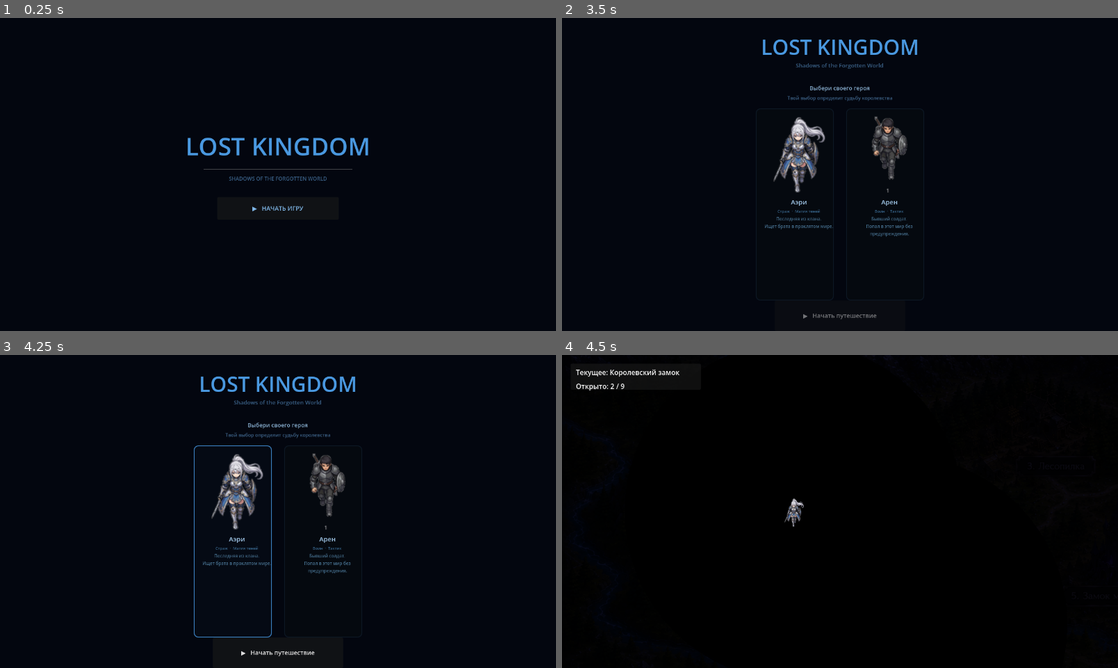
Above: before the commit, frames 1-4 (two rows, left to right).
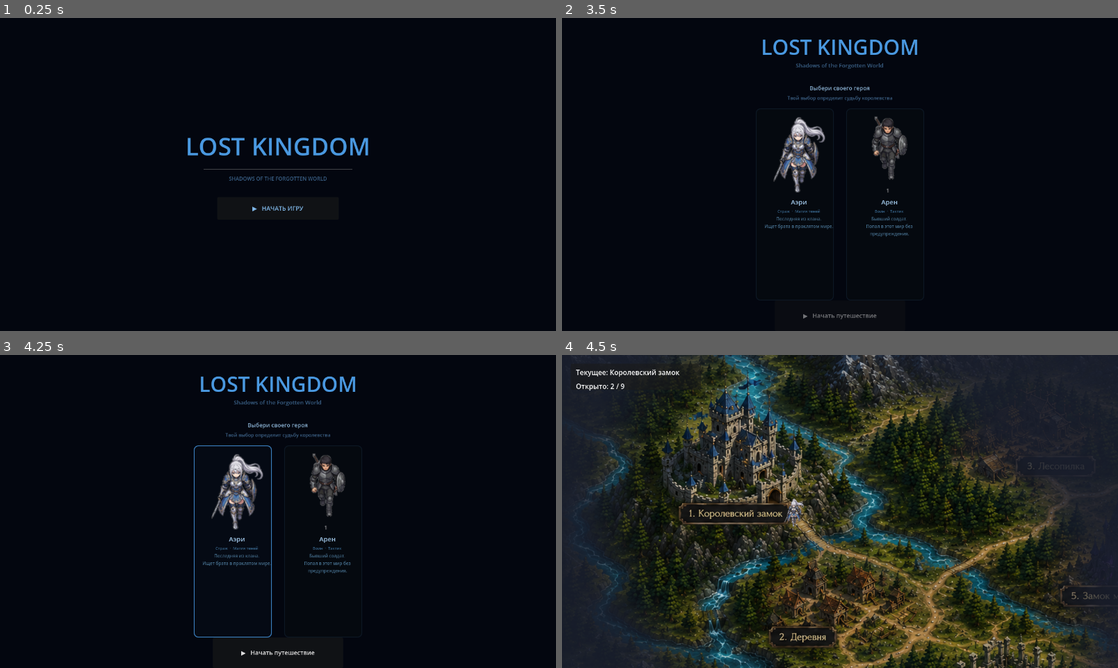
Above: after the commit, the same moments.

Repository: ikulikov99-tech/Lost-Kingdom
Game: Godot game, scene res://Splash.tscn
The game is run twice, just before and just after one commit, with the same random seed, the same clock (stepped at 60 frames per second) and the same inputs.
Inputs (mouse positions are in pixels of both pictures, inside the frame that each line leads up to):
- Up to frame 1 (0.25 s): no input
- Up to frame 2 (3.5 s): click "▶ НАЧАТЬ ИГРУ" at 0.5 s; tap Enter at 1.25, 2.75 s; move the mouse to (962, 158) at 1.27 s; click (962, 158) at 1.42 s; tap Space at 2 s; move the mouse to (728, 190) at 2.02 s; click (728, 190) at 2.17 s; move the mouse to (895, 105) at 2.77 s; click (895, 105) at 2.92 s
- Up to frame 3 (4.25 s): tap Space at 3.5 s; move the mouse to (250, 574) at 3.52 s; click (250, 574) at 3.67 s
- Up to frame 4 (4.5 s): click "▶ Начать путешествие" at 4.25 s

Frames 1-3 are identical in both runs. In frame 4, 85% of the frame differs, in the area x 0-100%, y 0-100%.

Commit message:
feat: screen-space fog shader + Path2D Castle->Village road
- fog.gdshader: полноэкранный шейдер в CanvasLayer, конвертирует SCREEN_UV
  в мировые координаты через cam_pos/cam_zoom uniforms. Серые полупрозрачные
  облака (rgba 0.10,0.12,0.18,0.88), не чёрный экран.
- FogOverlay.gd: extends ColorRect (не Node2D), mouse_filter=IGNORE,
  expose reveal(pos) и update_camera(cam_pos, zoom, vp_size).
- Main.tscn: FogOverlay ColorRect как первый дочерний узел UI CanvasLayer
  (full-screen anchors). Добавлен CastleVillagePath (Path2D) с Curve2D
  по точкам Castle→Village.
- Main.gd: убрано программное создание FogOverlay; @onready $UI/FogOverlay;
  fog_overlay.update_camera() вызывается каждый кадр через camera.get_screen_center_position();
  _build_path() сэмплирует CastleVillagePath через Curve2D.sample_baked().

Co-Authored-By: Claude Sonnet 4.6 <noreply@anthropic.com>

Diff:
--- a/FogOverlay.gd
+++ b/FogOverlay.gd
@@ -1,55 +1,40 @@
-## FogOverlay.gd — туман войны (без шейдера, через BLEND_MODE_MUL)
+## FogOverlay.gd — управление туманом войны
 ##
-## BLEND_MODE_MUL: пиксели FogOverlay умножаются на пиксели WorldMap.
-##   FOG_COLOR × карта  → тёмная карта (туман)
-##   WHITE     × карта  → видимая карта (открытая область)
-##
-## Вызывайте reveal(world_pos) при открытии новой локации.
+## Прикрепляется к ColorRect "FogOverlay" внутри CanvasLayer "UI".
+## ColorRect занимает весь экран и рисует шейдер тумана.
+## Шейдер сам конвертирует экранные координаты в мировые через позицию камеры.
 
-extends Node2D
+extends ColorRect
 
-const MAP_RECT  := Rect2(-1523, -1017, 1672, 940)
-const FOG_COLOR := Color(0.05, 0.05, 0.12, 1.0)   # тёмно-синий туман
-const REVEAL_R  := 300.0                            # радиус видимости
-const STEPS     := 20                               # шагов градиента
+const MAX_LOCS := 9
 
-var _mat: CanvasItemMaterial
+var _mat:      ShaderMaterial
 var _revealed: Array[Vector2] = []
 
 func _ready() -> void:
-	_mat = CanvasItemMaterial.new()
-	_mat.blend_mode = CanvasItemMaterial.BLEND_MODE_MUL
-	material = _mat
+	_mat        = ShaderMaterial.new()
+	_mat.shader = load("res://fog.gdshader")
+	material    = _mat
+	# Не блокировать клики
+	mouse_filter = Control.MOUSE_FILTER_IGNORE
+	_sync_revealed()
 
-## Открыть область видимости вокруг мировой позиции pos
+## Открыть область вокруг мировой позиции pos
 func reveal(pos: Vector2) -> void:
 	for p in _revealed:
 		if p.distance_to(pos) < 20.0:
 			return
 	_revealed.append(pos)
-	queue_redraw()
+	_sync_revealed()
 
-func _draw() -> void:
-	# 1. Тёмный туман на весь прямоугольник карты
-	draw_rect(MAP_RECT, FOG_COLOR)
+## Обновить позицию камеры в шейдере (вызывать каждый кадр из Main._process)
+func update_camera(cam_pos: Vector2, zoom: float, vp_size: Vector2) -> void:
+	_mat.set_shader_parameter("cam_pos",  cam_pos)
+	_mat.set_shader_parameter("cam_zoom", zoom)
+	_mat.set_shader_parameter("vp_size",  vp_size)
 
-	# 2. Для каждой открытой точки — большой белый круг с мягким краем
-	for pos in _revealed:
-		_draw_reveal(pos)
-
-func _draw_reveal(center: Vector2) -> void:
-	# Белая зона занимает 70% радиуса, мягкий переход только в крайних 30%.
-	# Рисуем от большего (темнее) к меньшему (светлее), каждый круг перекрывает предыдущий.
-	var r_full := REVEAL_R               # граница тумана
-	var r_core := REVEAL_R * 0.70        # полностью белая зона
-
-	# Градиент на переходной полосе (от тумана к белому)
-	for i in range(STEPS + 1):
-		var t    := float(i) / float(STEPS)         # 0 = внешний край, 1 = граница core
-		var r    := lerpf(r_full, r_core, t)
-		var bright := t * t                          # ease-in: быстро светлеет к core
-		var col  := FOG_COLOR.lerp(Color.WHITE, bright)
-		draw_circle(center, r, col)
-
-	# Полностью белый core — видимая зона без тумана
-	draw_circle(center, r_core, Color.WHITE)
+func _sync_revealed() -> void:
+	_mat.set_shader_parameter("revealed_count", mini(_revealed.size(), MAX_LOCS))
+	for i in MAX_LOCS:
+		var p := _revealed[i] if i < _revealed.size() else Vector2(-99999, -99999)
+		_mat.set_shader_parameter("rp%d" % i, p)
--- a/Main.gd
+++ b/Main.gd
@@ -2,21 +2,23 @@
 ##
 ## Отвечает за:
 ##  - отображение и клик по точкам карты
-##  - движение героя по дорогам через промежуточные точки
+##  - движение героя по дорогам (через Path2D или промежуточные точки)
 ##  - подсветку доступных локаций
-##  - туман войны через FogOverlay
+##  - туман войны через FogOverlay (ColorRect в UI CanvasLayer)
 ##  - синхронизацию с GameState
 
 extends Node2D
 
 # ──────────────── Ссылки на узлы ─────────────────────────────────
-@onready var hero: CharacterBody2D         = $Hero
-@onready var current_label: Label          = $UI/StatusPanel/CurrentLabel
-@onready var unlocked_label: Label         = $UI/StatusPanel/UnlockedLabel
-@onready var tooltip_label: Label          = $UI/TooltipLabel
-
-const FogOverlayClass = preload("res://FogOverlay.gd")
-var fog_overlay: Node2D   # создаётся в _ready()
+@onready var hero: CharacterBody2D  = $Hero
+@onready var camera: Camera2D       = $Hero/Camera2D
+@onready var current_label: Label   = $UI/StatusPanel/CurrentLabel
+@onready var unlocked_label: Label  = $UI/StatusPanel/UnlockedLabel
+@onready var tooltip_label: Label   = $UI/TooltipLabel
+@onready var fog_overlay: ColorRect = $UI/FogOverlay
+
+# Path2D для конкретных дорог (заполняются в _ready через get_node)
+var _path2d_castle_village: Path2D
 
 # ──────────────── Координаты (только из MAP_COORDINATES.md) ──────
 const WAYPOINTS := {
@@ -44,56 +46,42 @@
 	"Mine":            ["Lumbermill", "EarthMageCastle"],
 }
 
-# ──────────────── Пути по дорогам ────────────────────────────────
-# Промежуточные точки маршрута (без старта и финиша).
-# Обратный путь строится автоматически через reverse().
-# Для точной корректировки: кликни по дороге в игре → увидишь CLICK world= в Output
-# → обнови координаты здесь.
+# ──────────────── Прямые промежуточные точки (для маршрутов без Path2D) ──
 const ROAD_PATHS := {
-	# Castle (-1112,-704) → Village (-928,-504): спуск от ворот по холму
-	"Castle->Village": [
-		Vector2(-1060, -640),
-		Vector2(-984,  -568),
-	],
-	# Village (-928,-504) → Dock (-1160,-128): вниз вдоль реки к пристани
 	"Village->Dock": [
 		Vector2(-1008, -400),
 		Vector2(-1080, -280),
 		Vector2(-1160, -192),
 	],
-	# Village (-928,-504) → KnightRuins (-648,-288): на восток через поля
 	"Village->KnightRuins": [
 		Vector2(-840,  -416),
 		Vector2(-744,  -352),
 	],
-	# Village (-928,-504) → Lumbermill (-640,-752): на северо-восток в лес
 	"Village->Lumbermill": [
 		Vector2(-832,  -608),
 		Vector2(-736,  -688),
 	],
-	# KnightRuins (-648,-288) → MageTower (-560,-320): короткий путь на восток
 	"KnightRuins->MageTower": [
 		Vector2(-604,  -304),
 	],
-	# KnightRuins (-648,-288) → EarthMageCastle (-464,-488): на юго-восток
 	"KnightRuins->EarthMageCastle": [
 		Vector2(-576,  -376),
 		Vector2(-512,  -440),
 	],
-	# EarthMageCastle (-464,-488) → DarkCastle (-376,-568): на восток
 	"EarthMageCastle->DarkCastle": [
 		Vector2(-420,  -528),
 	],
-	# EarthMageCastle (-464,-488) → Mine (-392,-832): на север через горы
 	"EarthMageCastle->Mine": [
 		Vector2(-440,  -640),
 		Vector2(-408,  -736),
 	],
-	# Lumbermill (-640,-752) → Mine (-392,-832): на восток
 	"Lumbermill->Mine": [
 		Vector2(-520,  -792),
 	],
 }
+
+# Количество точек при сэмплировании Path2D (больше = плавнее кривая)
+const PATH2D_SAMPLES := 20
 
 # ──────────────── Состояние игры ─────────────────────────────────
 var current_location: String = "Castle"
@@ -101,14 +89,10 @@
 
 # ──────────────── Инициализация ──────────────────────────────────
 func _ready() -> void:
-	# ── Туман войны (между WorldMap=0 и Hero=2) ───────────────────
-	fog_overlay = FogOverlayClass.new()
-	add_child(fog_overlay)
-	move_child(fog_overlay, 1)
-
-	# ── Жёсткий сброс состояния на стартовое ─────────────────────
-	# Всегда начинаем с Castle, открыты только Castle и Village.
-	# Не читаем GameState — он мог сохранить данные прошлой сессии.
+	# Получаем Path2D-узлы (созданы в сцене)
+	_path2d_castle_village = get_node_or_null("CastleVillagePath")
+
+	# ── Жёсткий сброс состояния ──────────────────────────────────
 	current_location = "Castle"
 	GameState.current_location = "Castle"
 	GameState.unlocked_locations = ["Castle", "Village"]
@@ -147,24 +131,30 @@
 			_try_move_to(clicked)
 
 func _process(_delta: float) -> void:
-	# Обновляем подсказку при наведении мыши
+	# ── Обновляем туман: передаём актуальную позицию камеры ──────
+	var cam_pos := camera.get_screen_center_position()
+	fog_overlay.update_camera(
+		cam_pos,
+		camera.zoom.x,
+		get_viewport().get_visible_rect().size
+	)
+
+	# ── Тултип при наведении ──────────────────────────────────────
 	var mouse_pos := get_global_mouse_position()
 	var hovered := _find_any_waypoint(mouse_pos, 60.0)
 	if hovered != "":
 		tooltip_label.text = _title(hovered)
 		tooltip_label.visible = true
-		# Позиционируем тултип у курсора
 		var screen_pos := get_viewport().get_mouse_position()
 		tooltip_label.position = screen_pos + Vector2(12, -28)
 	else:
 		tooltip_label.visible = false
 
-	# Пульсация доступных точек — требует перерисовки каждый кадр
+	# ── Пульсация требует перерисовки каждый кадр ────────────────
 	if not hero.is_moving:
 		queue_redraw()
 
 # ──────────────── Поиск точки по клику ───────────────────────────
-## Возвращает ID доступной для перехода точки в радиусе radius
 func _find_accessible_waypoint(mouse_pos: Vector2, radius: float = 70.0) -> String:
 	var best := ""
 	var best_dist := radius
@@ -177,7 +167,6 @@
 			best = id
 	return best
 
-## Возвращает ID любой открытой точки (для тултипа)
 func _find_any_waypoint(mouse_pos: Vector2, radius: float) -> String:
 	var best := ""
 	var best_dist := radius
@@ -203,35 +192,48 @@
 func _try_move_to(id: String) -> void:
 	if not _is_accessible(id):
 		return
-
-	# Заглушка для событий на пути — реализовать в следующем PR
 	on_route_event(current_location, id)
-
 	var path := _build_path(current_location, id)
 	hero.move_along_path(id, path)
 
-## Строим полный путь: старт + промежуточные точки + финиш
+## Строим полный путь: старт + кривая (Path2D или точки) + финиш
 func _build_path(from_id: String, to_id: String) -> Array[Vector2]:
 	var pts: Array[Vector2] = []
 	pts.append(_pos(from_id))
 
-	var key_fwd := from_id + "->" + to_id
-	var key_rev := to_id + "->" + from_id
-	if ROAD_PATHS.has(key_fwd):
-		for p: Vector2 in ROAD_PATHS[key_fwd]:
-			pts.append(p)
-	elif ROAD_PATHS.has(key_rev):
-		var rev: Array = ROAD_PATHS[key_rev].duplicate()
-		rev.reverse()
-		for p: Vector2 in rev:
-			pts.append(p)
+	# ── Маршруты с Path2D ────────────────────────────────────────
+	var path2d := _get_path2d(from_id, to_id)
+	if path2d != null:
+		var curve := path2d.curve
+		var length := curve.get_baked_length()
+		# Сэмплируем кривую равномерно
+		for i in range(1, PATH2D_SAMPLES):
+			var t := float(i) / float(PATH2D_SAMPLES)
+			pts.append(curve.sample_baked(t * length))
+	else:
+		# ── Промежуточные точки из ROAD_PATHS ────────────────────
+		var key_fwd := from_id + "->" + to_id
+		var key_rev := to_id + "->" + from_id
+		if ROAD_PATHS.has(key_fwd):
+			for p: Vector2 in ROAD_PATHS[key_fwd]:
+				pts.append(p)
+		elif ROAD_PATHS.has(key_rev):
+			var rev: Array = ROAD_PATHS[key_rev].duplicate()
+			rev.reverse()
+			for p: Vector2 in rev:
+				pts.append(p)
 
 	pts.append(_pos(to_id))
 	return pts
 
+## Возвращает Path2D для маршрута или null если не задан
+func _get_path2d(from_id: String, to_id: String) -> Path2D:
+	if (from_id == "Castle" and to_id == "Village") or \
+	   (from_id == "Village" and to_id == "Castle"):
+		return _path2d_castle_village
+	return null
+
 # ──────────────── Событие на пути (заглушка) ─────────────────────
-## TODO (следующий PR): случайное событие при переходе (бой, головоломка, предметы).
-## Сейчас всегда пропускается (chance = 0).
 func on_route_event(_from: String, _to: String) -> void:
 	pass
 
@@ -240,7 +242,6 @@
 	current_location = location_name
 	GameState.current_location = location_name
 
-	# Открываем соседние локации
 	for neighbor in ROUTES[location_name]:
 		if not (unlocked.get(neighbor, false) as bool):
 			unlocked[neighbor] = true
@@ -295,29 +296,25 @@
 		var is_accessible: bool = _is_accessible(id)
 
 		if not open:
-			# Закрытая: маленький тусклый кружок (виден сквозь туман)
 			draw_circle(pos, 8.0, Color(0.3, 0.3, 0.3, 0.3))
 			continue
 
-		# ── Основной кружок ──────────────────────────────────────
 		var color: Color
 		if is_current:
-			color = Color(0.2, 0.55, 1.0, 1.0)       # синий — здесь
+			color = Color(0.2, 0.55, 1.0, 1.0)
 		elif is_accessible:
-			color = Color(0.15, 0.9, 0.25, 1.0)       # зелёный — можно идти
+			color = Color(0.15, 0.9, 0.25, 1.0)
 		else:
-			color = Color(0.7, 0.65, 0.3, 0.75)       # жёлтый — открыта, но не соединена
+			color = Color(0.7, 0.65, 0.3, 0.75)
 
 		draw_circle(pos, 20.0, color)
 		draw_arc(pos, 26.0, 0.0, TAU, 40, Color(1, 1, 1, 0.85), 2.5)
 
-		# ── Пульсирующая подсветка доступных ────────────────────
 		if is_accessible and not hero.is_moving:
 			var pulse := 0.5 + 0.5 * sin(t + pos.x * 0.01)
 			draw_arc(pos, 32.0 + pulse * 6.0, 0.0, TAU, 40,
 					 Color(0.3, 1.0, 0.4, 0.55 * pulse), 2.0)
 
-		# ── Название ─────────────────────────────────────────────
 		draw_string(ThemeDB.fallback_font,
 			pos + Vector2(-40, 40),
 			_title(id),
--- a/Main.tscn
+++ b/Main.tscn
@@ -1,11 +1,17 @@
-[gd_scene load_steps=5 format=3 uid="uid://bxkr3wyjwiun5"]
+[gd_scene load_steps=8 format=3 uid="uid://bxkr3wyjwiun5"]
 
 [ext_resource type="Texture2D" path="res://maps/world_map.png" id="1_map"]
-[ext_resource type="Script" path="res://Main.gd" id="2_main"]
-[ext_resource type="Script" path="res://Hero.gd" id="3_hero"]
+[ext_resource type="Script"    path="res://Main.gd"            id="2_main"]
+[ext_resource type="Script"    path="res://Hero.gd"            id="3_hero"]
+[ext_resource type="Script"    path="res://FogOverlay.gd"      id="4_fog"]
 
 [sub_resource type="RectangleShape2D" id="RectangleShape2D_hero"]
 size = Vector2(28, 40)
+
+[sub_resource type="Curve2D" id="Curve2D_castle_village"]
+_data = {
+"points": PackedVector2Array(0, 0, 0, 0, -1112, -704, 0, 0, 0, 0, -1060, -640, 0, 0, 0, 0, -984, -576, 0, 0, 0, 0, -928, -504)
+}
 
 [node name="Main" type="Node2D"]
 script = ExtResource("2_main")
@@ -13,6 +19,9 @@
 [node name="WorldMap" type="Sprite2D" parent="."]
 position = Vector2(-687, -547)
 texture = ExtResource("1_map")
+
+[node name="CastleVillagePath" type="Path2D" parent="."]
+curve = SubResource("Curve2D_castle_village")
 
 [node name="Hero" type="CharacterBody2D" parent="."]
 position = Vector2(-1112, -704)
@@ -34,6 +43,15 @@
 limit_bottom = -77
 
 [node name="UI" type="CanvasLayer" parent="."]
+
+[node name="FogOverlay" type="ColorRect" parent="UI"]
+anchors_preset = 15
+anchor_right = 1.0
+anchor_bottom = 1.0
+grow_horizontal = 2
+grow_vertical = 2
+mouse_filter = 2
+script = ExtResource("4_fog")
 
 [node name="StatusPanel" type="Panel" parent="UI"]
 anchors_preset = 0
--- a/fog.gdshader
+++ b/fog.gdshader
@@ -1,40 +1,53 @@
-// fog.gdshader — туман войны для Lost Kingdom
-// Покрывает карту тёмным туманом, оставляя круги видимости вокруг открытых локаций.
+// fog.gdshader — туман войны (полноэкранный шейдер в CanvasLayer)
+//
+// Работает в экранном пространстве.
+// Конвертирует UV экрана → мировые координаты через позицию камеры.
+// Рисует серые полупрозрачные "облака" там, где карта не открыта.
 
 shader_type canvas_item;
 
-const int MAX_LOCS = 9;
+// Позиция центра камеры в мировых координатах (обновляется каждый кадр)
+uniform vec2  cam_pos    = vec2(-1112.0, -704.0);
+uniform float cam_zoom   = 1.3;
+uniform vec2  vp_size    = vec2(1280.0, 720.0);
 
-// Количество открытых локаций
-uniform int revealed_count = 0;
+// Открытые позиции (до 9 штук, по одной uniform на каждую)
+uniform int   revealed_count = 0;
+uniform vec2  rp0 = vec2(-99999.0, -99999.0);
+uniform vec2  rp1 = vec2(-99999.0, -99999.0);
+uniform vec2  rp2 = vec2(-99999.0, -99999.0);
+uniform vec2  rp3 = vec2(-99999.0, -99999.0);
+uniform vec2  rp4 = vec2(-99999.0, -99999.0);
+uniform vec2  rp5 = vec2(-99999.0, -99999.0);
+uniform vec2  rp6 = vec2(-99999.0, -99999.0);
+uniform vec2  rp7 = vec2(-99999.0, -99999.0);
+uniform vec2  rp8 = vec2(-99999.0, -99999.0);
 
-// Позиции открытых локаций в мировых координатах (x0,y0, x1,y1, ...)
-uniform float revealed_xy[18];
+// Радиус видимости и мягкость края
+uniform float reveal_r    = 320.0;
+uniform float edge_soft   = 80.0;
 
-// Радиус видимости вокруг каждой открытой локации
-uniform float reveal_radius = 270.0;
-// Мягкость края тумана
-uniform float edge_soft = 80.0;
-// Цвет тумана
-uniform vec4 fog_color : source_color = vec4(0.02, 0.02, 0.08, 0.88);
-
-// Передаём мировую позицию вершины в фрагментный шейдер
-varying vec2 world_pos;
-
-void vertex() {
-	// VERTEX — позиция в локальном пространстве узла (= мировое, т.к. FogOverlay в (0,0))
-	world_pos = VERTEX;
-}
+// Цвет тумана: серые облака с высокой прозрачностью в открытых зонах
+uniform vec4 fog_color : source_color = vec4(0.10, 0.12, 0.18, 0.88);
 
 void fragment() {
-	float min_dist = 1e9;
-	for (int i = 0; i < revealed_count && i < MAX_LOCS; i++) {
-		float px = revealed_xy[i * 2];
-		float py = revealed_xy[i * 2 + 1];
-		float d = distance(world_pos, vec2(px, py));
-		min_dist = min(min_dist, d);
-	}
-	// smoothstep: 0 = полностью видно, 1 = полный туман
-	float fog = smoothstep(reveal_radius - edge_soft, reveal_radius + edge_soft, min_dist);
-	COLOR = vec4(fog_color.rgb, fog_color.a * fog);
+	// SCREEN_UV: (0,0)=верхний левый, (1,1)=нижний правый
+	vec2 screen_px  = (SCREEN_UV - vec2(0.5)) * vp_size;   // пиксели от центра экрана
+	vec2 world_pos  = cam_pos + screen_px / cam_zoom;       // мировые координаты
+
+	// Расстояние до ближайшей открытой локации
+	float min_d = 1e9;
+	if (revealed_count > 0) min_d = min(min_d, distance(world_pos, rp0));
+	if (revealed_count > 1) min_d = min(min_d, distance(world_pos, rp1));
+	if (revealed_count > 2) min_d = min(min_d, distance(world_pos, rp2));
+	if (revealed_count > 3) min_d = min(min_d, distance(world_pos, rp3));
+	if (revealed_count > 4) min_d = min(min_d, distance(world_pos, rp4));
+	if (revealed_count > 5) min_d = min(min_d, distance(world_pos, rp5));
+	if (revealed_count > 6) min_d = min(min_d, distance(world_pos, rp6));
+	if (revealed_count > 7) min_d = min(min_d, distance(world_pos, rp7));
+	if (revealed_count > 8) min_d = min(min_d, distance(world_pos, rp8));
+
+	// fog_alpha: 0 = открыто (прозрачно), 1 = туман (непрозрачно)
+	float fog_alpha = smoothstep(reveal_r - edge_soft, reveal_r + edge_soft, min_d);
+	COLOR = vec4(fog_color.rgb, fog_color.a * fog_alpha);
 }
